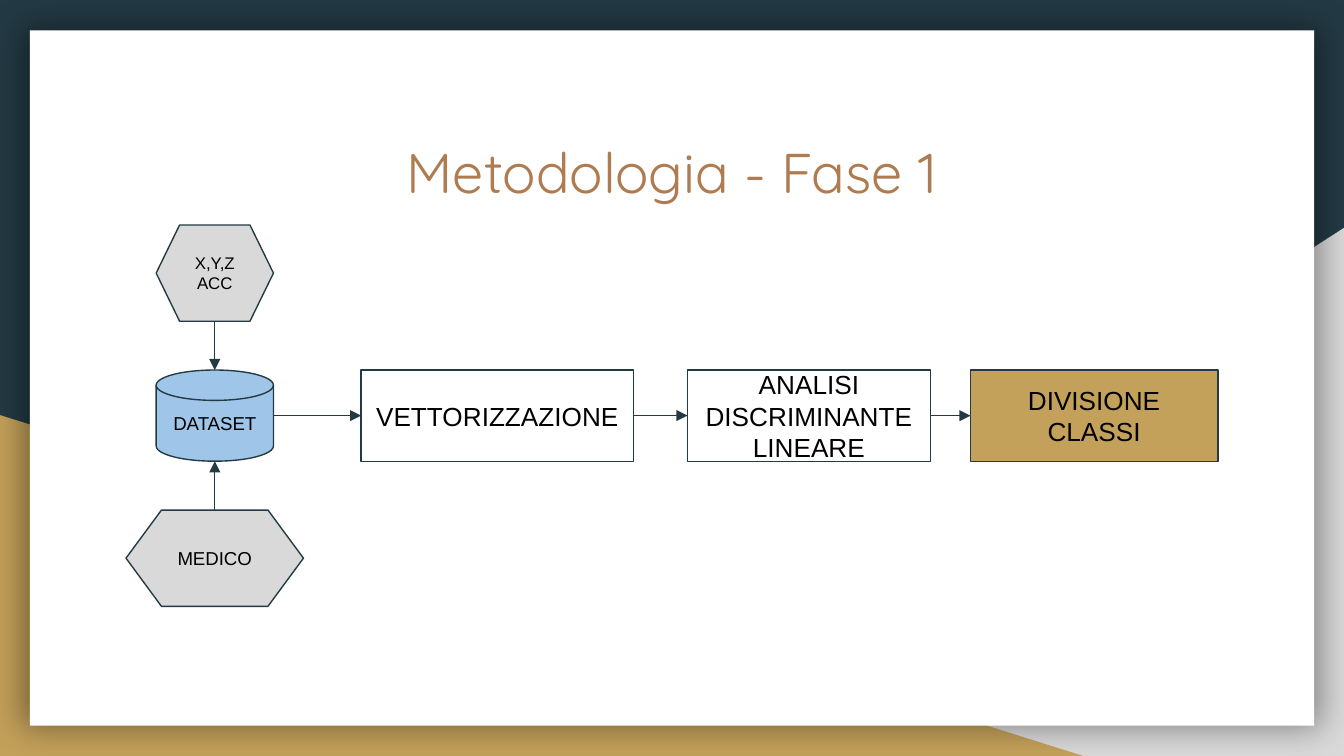
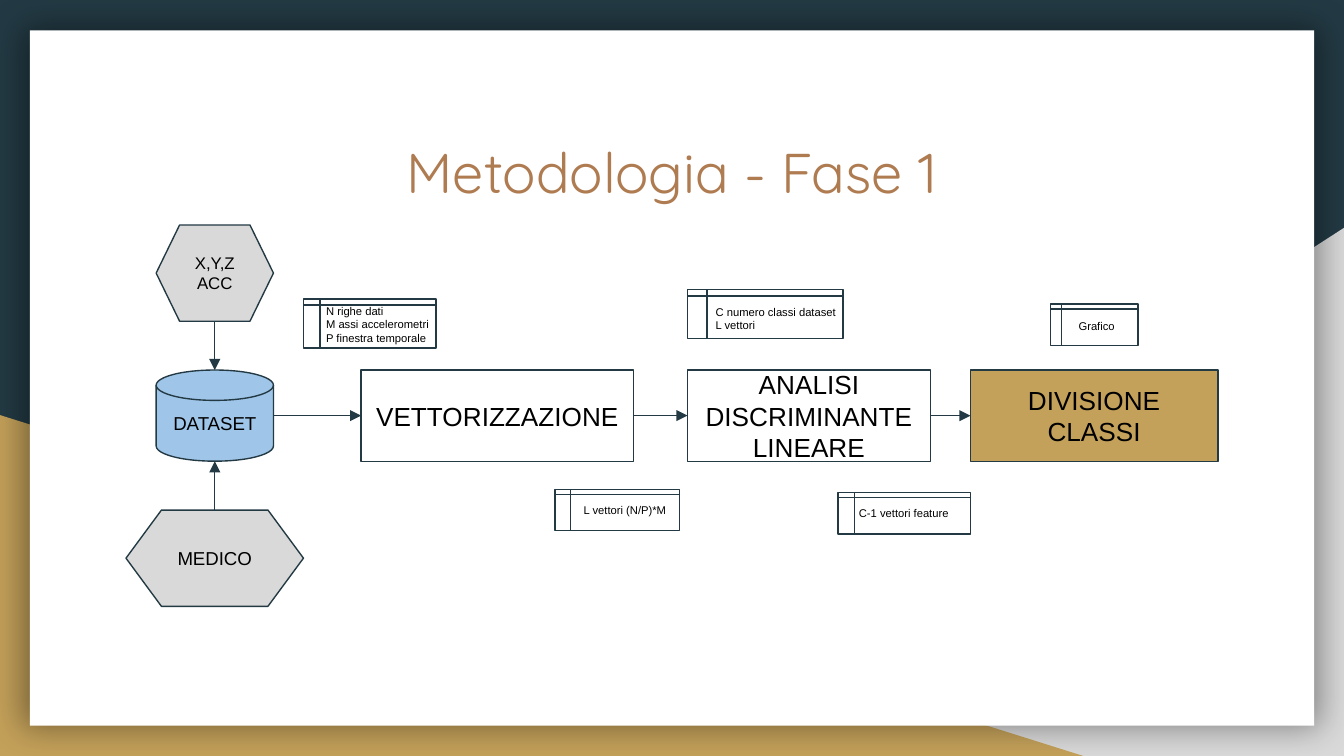
Before and after one commit to fuserale/tesi, a slide deck: slide 7 of tex_tesi/Apprendimento non supervisionato per l’identificazione di contesti di Freezing of Gait (FOG) in pazienti affetti da Morbo di Parkinson.pptx. Drawn at 1344x756 pixels with LibreOffice and Linux fonts; fonts in the diff are those of the drawing. Boxes give left, top, right and bottom in pixels: in the first picture for what was removed or moved away, otherwise in the second. Text is boxed around its words. In the diff, an @@ line names an element or a change of style, - is before the commit and + after.

```diff
--- a/tex_tesi/Apprendimento non supervisionato per l’identificazione di contesti di Freezing of Gait (FOG) in pazienti affetti da Morbo di Parkinson.pptx
+++ b/tex_tesi/Apprendimento non supervisionato per l’identificazione di contesti di Freezing of Gait (FOG) in pazienti affetti da Morbo di Parkinson.pptx
@@ flow chart internal storage added at box(688, 290, 844, 340), outline #233A44 0.75 pt @@
@@ flow chart internal storage added at box(304, 300, 437, 349), outline #233A44 0.75 pt @@
@@ text added at box(326, 307, 429, 345), 6 pt, text #000000 @@
+N righe dati
+M assi accelerometri
+P finestra temporale
@@ text added at box(716, 308, 836, 329), 6 pt, text #000000 @@
+C numero classi dataset
+L vettori
@@ flow chart internal storage added at box(1051, 304, 1138, 345), outline #233A44 0.75 pt @@
@@ text added at box(1079, 322, 1115, 330), 6 pt, text #000000 @@
+Grafico
@@ flow chart internal storage added at box(555, 489, 680, 531), outline #233A44 0.75 pt @@
@@ text added at box(584, 506, 666, 517), 6 pt, text #000000 @@
+L vettori (N/P)*M
@@ flow chart internal storage added at box(837, 492, 970, 534), outline #233A44 0.75 pt @@
@@ text added at box(859, 509, 949, 517), 6 pt, text #000000 @@
+C-1 vettori feature
```
Also in this commit, not shown: 2 other slides changed, 2 other files.
